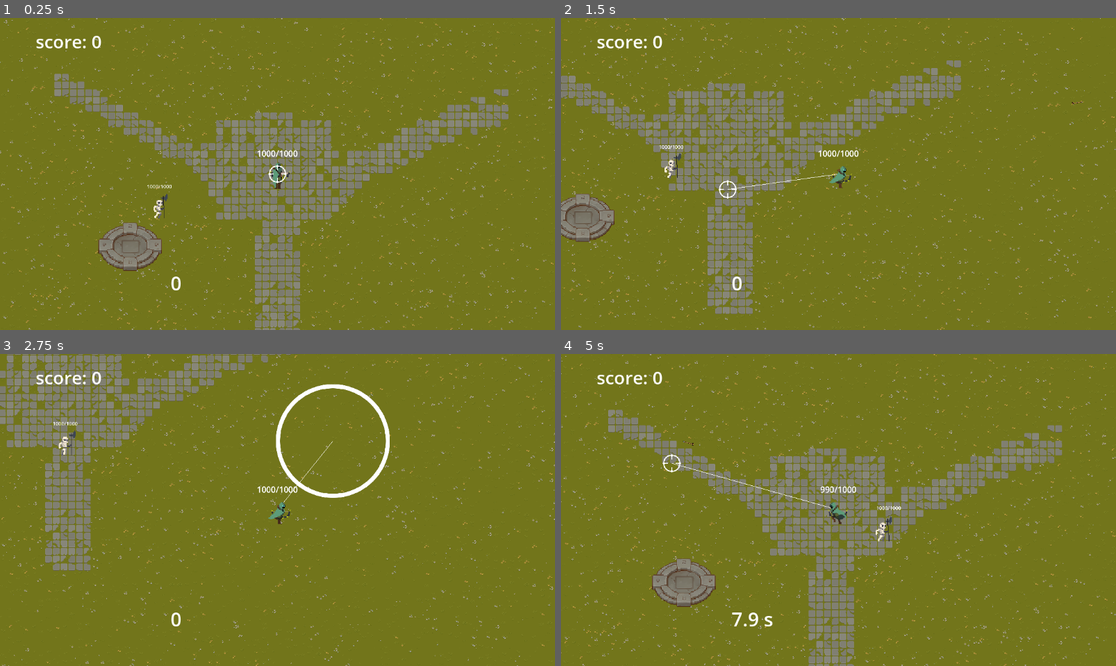
Above: before the commit, frames 1-4 (two rows, left to right).
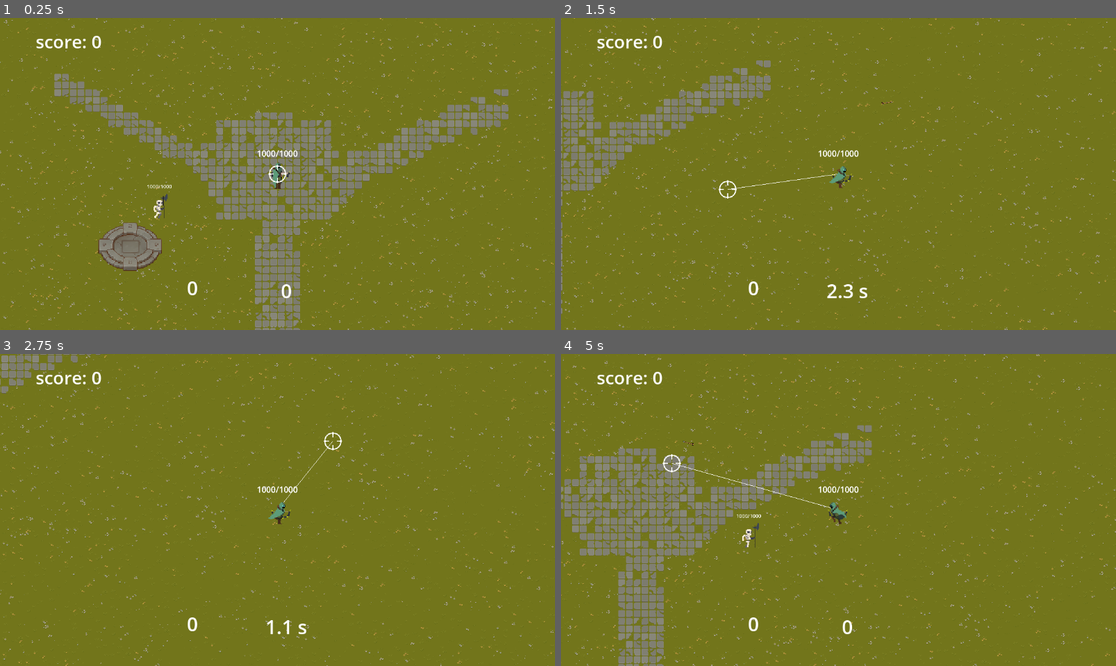
Above: after the commit, the same moments.

Repository: tortoise501/DNS-game
Game: Godot game, scene res://scenes/world.tscn
Two runs of this game, one before a commit and one after it. Both use one fixed random seed, a clock stepped at 60 frames per second and the inputs below.
Inputs (mouse positions are in pixels of both pictures, inside the frame that each line leads up to):
- Up to frame 1 (0.25 s): no input
- Up to frame 2 (1.5 s): move the mouse to (960, 158) at 0.52 s; hold Right (ui_right) 0.53-1.28 s; click (960, 158) at 0.6 s; tap 2 (ability_2, bound only after the commit) at 0.8, 1.35 s; move the mouse to (727, 189) at 1.27 s; hold Down (ui_down) from 1.28 s (still down)
- Up to frame 3 (2.75 s): click (166, 525) at 1.55 s; move the mouse to (333, 441) at 2.02 s; release Down (ui_down) at 2.03 s; hold Right (ui_right) from 2.03 s (still down); tap 1 (ability_1) at 2.1 s; tap 2 (ability_2, bound only after the commit) at 2.3 s
- Up to frame 4 (5 s): move the mouse to (810, 572) at 2.77 s; release Right (ui_right) at 2.78 s; hold Up (ui_up) 2.78-3.53 s; click (810, 572) at 2.85 s; move the mouse to (1005, 556) at 3.52 s; hold Left (ui_left) from 3.53 s (still down); tap 2 (ability_2, bound only after the commit) at 3.6 s; move the mouse to (672, 463) at 4.27 s; click (672, 463) at 4.35 s

The runs differ from the first frame. In frame 1, 0.1% of the frame differs, in the area x 30-53%, y 82-90%; in frame 2, 17%; in frame 3, 12%; in frame 4, 23%, in the area x 0-100%, y 0-100%.

Commit message:
dash ability (WIP)

Diff:
--- a/prefabs/player/player.tscn
+++ b/prefabs/player/player.tscn
@@ -173,18 +173,38 @@
 
 [node name="Control" type="Control" parent="CanvasLayer"]
 layout_mode = 3
-anchors_preset = 0
-offset_right = 40.0
-offset_bottom = 40.0
+anchor_right = 1.0
+anchor_bottom = 1.0
 
 [node name="AbilityKD1" type="Label" parent="CanvasLayer/Control"]
-layout_mode = 0
-offset_left = 354.0
-offset_top = 523.0
-offset_right = 430.0
-offset_bottom = 578.0
+layout_mode = 1
+anchors_preset = -1
+anchor_top = 0.76500005
+anchor_right = 1.0
+anchor_bottom = 1.0
+offset_left = 301.0
+offset_top = 19.279968
+offset_right = -653.0
+offset_bottom = -41.0
 theme_override_font_sizes/font_size = 40
 text = "4.5s"
+horizontal_alignment = 1
+vertical_alignment = 1
+
+[node name="AbilityKD2" type="Label" parent="CanvasLayer/Control"]
+layout_mode = 1
+anchors_preset = -1
+anchor_top = 0.76500005
+anchor_right = 1.0
+anchor_bottom = 1.0
+offset_left = 496.0
+offset_top = 25.279968
+offset_right = -458.0
+offset_bottom = -35.0
+theme_override_font_sizes/font_size = 40
+text = "4.5s"
+horizontal_alignment = 1
+vertical_alignment = 1
 
 [connection signal="shot" from="Weapon" to="." method="_on_weapon_shot"]
 [connection signal="animation_finished" from="AnimatedSprite2D" to="." method="_on_animated_sprite_2d_animation_finished"]
--- a/prefabs/player/player_movement.gd
+++ b/prefabs/player/player_movement.gd
@@ -7,6 +7,9 @@
 
 @onready var animation_handler = $AnimatedSprite2D
 var shooting = false
+
+var do_dash = false
+var dash_power = 400
 
 
 # Called when the node enters the scene tree for the first time.
@@ -27,7 +30,11 @@
 		velocity_vector += Vector2.LEFT
 	if Input.is_action_pressed("ui_right") || Input.is_key_pressed(KEY_D):
 		velocity_vector += Vector2.RIGHT
-	translate(velocity_vector.normalized() * speed * delta)
+	if do_dash:
+		translate(velocity_vector.normalized() * dash_power)
+		do_dash = false
+	else:
+		translate(velocity_vector.normalized() * speed * delta)
 	if !shooting:
 		if velocity_vector == Vector2.ZERO:
 			animation_handler.play("idle")
@@ -68,3 +75,8 @@
 	if shooting == true:
 		shooting = false
 	pass # Replace with function body.
+
+
+func dash():
+	do_dash = true
+	pass
--- a/prefabs/player/player_weapon.gd
+++ b/prefabs/player/player_weapon.gd
@@ -14,6 +14,9 @@
 var arrow_rain_KD = 10000 #msec
 var last_time_arrow_rain_used = -100000
 
+var dash_KD = 3000
+var last_time_dash_used = -3000
+
 signal shot(int)
 
 
@@ -23,6 +26,10 @@
 	if Input.is_action_just_pressed("ability_1"):
 		change_ability(1)
 
+	if Input.is_action_just_pressed("ability_2"):
+		change_ability(2)
+		shoot()
+
 	if Input.is_action_just_pressed("shoot"):
 		shoot()
 
@@ -31,12 +38,25 @@
 	else:
 		$"../CanvasLayer/Control/AbilityKD1".text = String("%.1f s" % ((last_time_arrow_rain_used + arrow_rain_KD - Time.get_ticks_msec())/1000.0))
 
+	if last_time_dash_used + dash_KD < Time.get_ticks_msec():
+		$"../CanvasLayer/Control/AbilityKD2".text = "0"#first ability is ready
+	else:
+		$"../CanvasLayer/Control/AbilityKD2".text = String("%.1f s" % ((last_time_dash_used + dash_KD - Time.get_ticks_msec())/1000.0))
+
 func shoot():
 	match ability_used:
 		0:
 			use_ability0()
 		1:
 			use_ability1()
+		2:
+			use_ability2()
+
+func use_ability2():
+	if last_time_dash_used + dash_KD < Time.get_ticks_msec():
+		last_time_dash_used = Time.get_ticks_msec()
+		get_parent().dash()
+	change_ability(0)
 
 func use_ability1():
 	if last_time_arrow_rain_used + arrow_rain_KD < Time.get_ticks_msec():
--- a/project.godot
+++ b/project.godot
@@ -37,3 +37,8 @@
 "events": [Object(InputEventKey,"resource_local_to_scene":false,"resource_name":"","device":-1,"window_id":0,"alt_press …(191 unchanged characters)…
 ]
 }
+ability_2={
+"deadzone": 0.2,
+"events": [Object(InputEventKey,"resource_local_to_scene":false,"resource_name":"","device":-1,"window_id":0,"alt_pressed":false,"shift_pressed":false,"ctrl_pressed":false,"meta_pressed":false,"pressed":false,"keycode":0,"physical_keycode":50,"key_label":0,"unicode":50,"location":0,"echo":false,"script":null)
+]
+}
